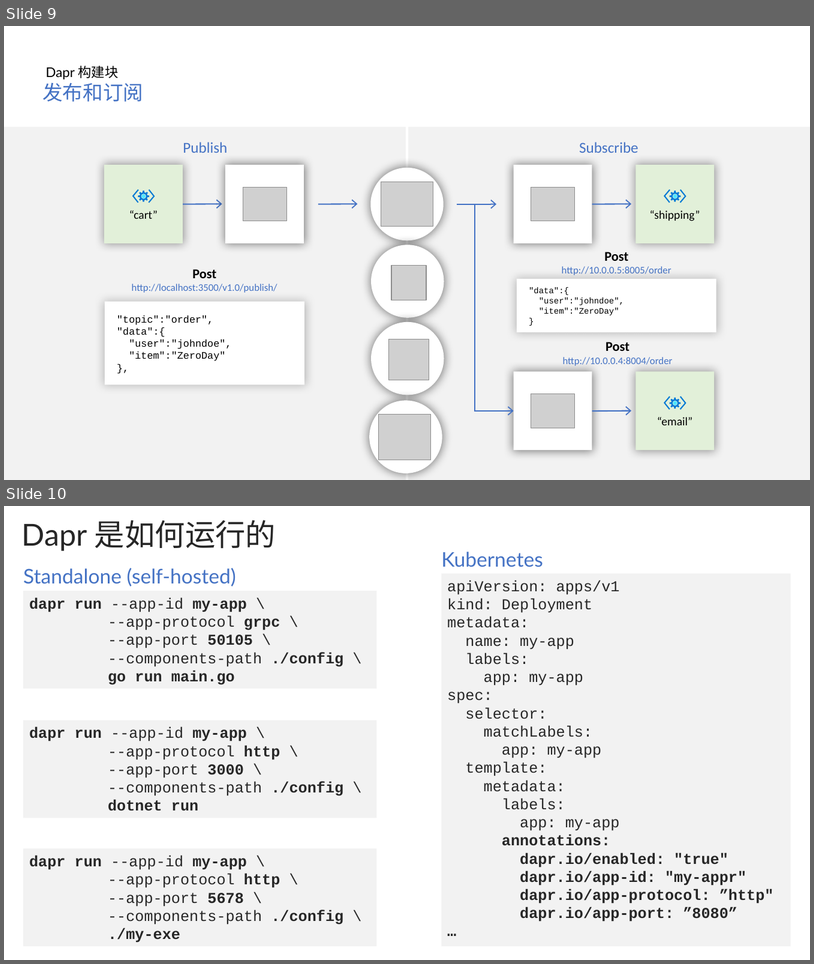
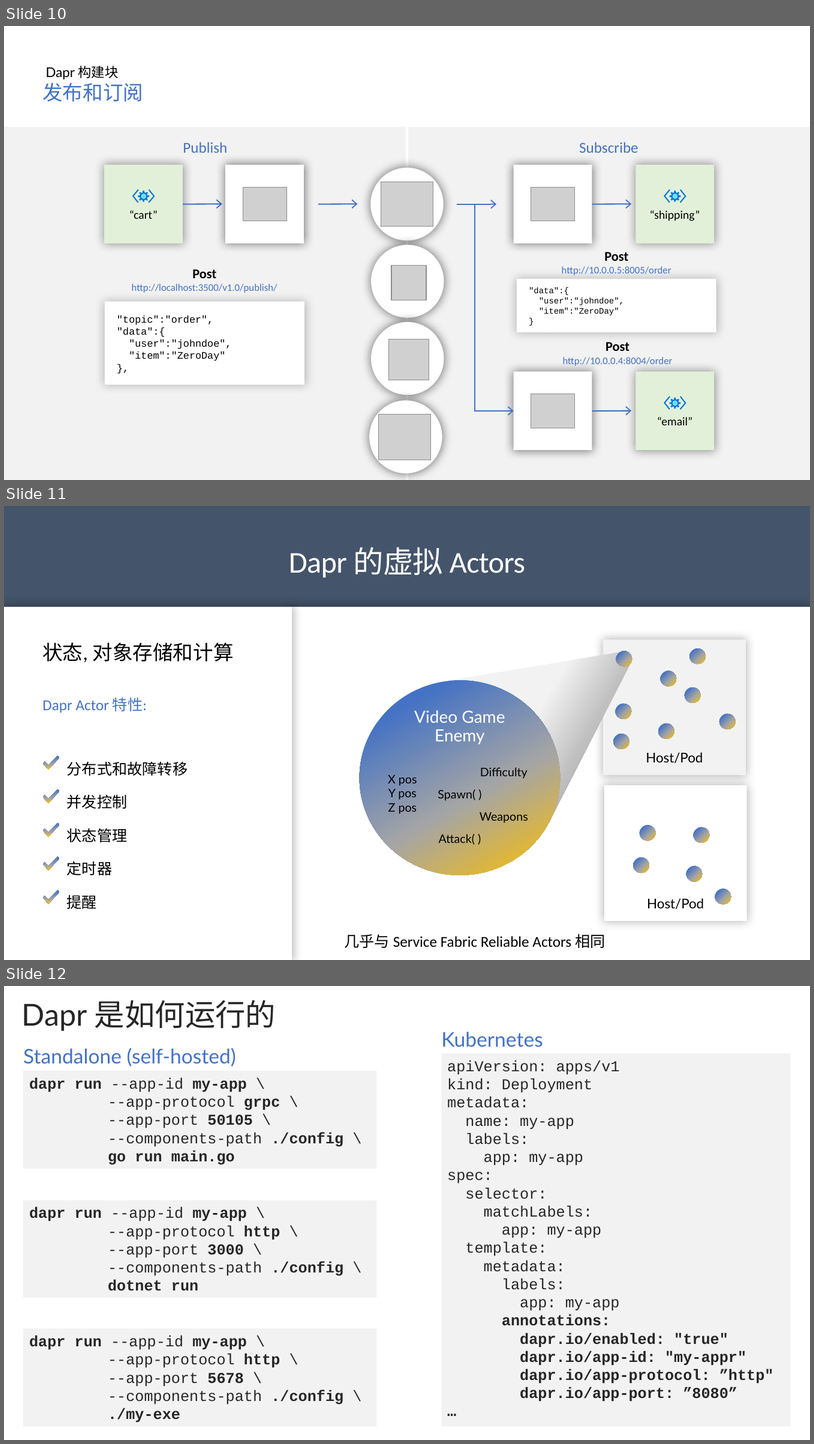
Before and after one commit to geffzhang/TyeDaprDemo, a slide deck: slides.pptx. Shown one above the other, each under a label of ours: slides 9 and 10 before the commit, slides 10, 11 and 12 after it. The pictures are 814x964 and 814x1444 pixels, drawn with LibreOffice and Linux fonts; fonts in the diff are those of the drawing; grey boxes stand for pictures. Boxes give left, top, right and bottom in pixels: in the first picture for what was removed or moved away, otherwise in the second. Text is boxed around its words. In the diff, an @@ line names an element or a change of style, - is before the commit and + after.

```diff
--- a/slides.pptx
+++ b/slides.pptx
@@ slide 11 added at (x1=4, y1=506, x2=810, y2=960), background #44546A @@
@@ text added at (x1=289, y1=547, x2=525, y2=577), 36 pt, text #FFFFFF @@
+Dapr 的虚拟 Actors
@@ rectangle added at (x1=4, y1=607, x2=292, y2=960), fill #FFFFFF @@
@@ rectangle added at (x1=292, y1=607, x2=810, y2=960), fill #FFFFFF @@
@@ rectangle added at (x1=603, y1=640, x2=746, y2=775), fill #F2F2F2, 16 pt, text #000000 @@
+Host/Pod
@@ ellipse added at (x1=690, y1=648, x2=706, y2=664), fill gradient #4472C4 to #A5A5A5 to #FFC000 @@
@@ freeform shape added at (x1=441, y1=652, x2=632, y2=825), fill gradient #F2F2F2 to #BFBFBF to #595959 @@
@@ ellipse added at (x1=616, y1=651, x2=632, y2=667), fill gradient #4472C4 to #A5A5A5 to #FFC000 @@
@@ ellipse added at (x1=661, y1=670, x2=677, y2=686), fill gradient #4472C4 to #A5A5A5 to #FFC000 @@
@@ ellipse added at (x1=615, y1=703, x2=632, y2=719), fill gradient #4472C4 to #A5A5A5 to #FFC000 @@
@@ ellipse added at (x1=685, y1=687, x2=701, y2=703), fill gradient #4472C4 to #A5A5A5 to #FFC000 @@
@@ ellipse added at (x1=720, y1=714, x2=735, y2=729), fill gradient #4472C4 to #A5A5A5 to #FFC000 @@
@@ ellipse added at (x1=614, y1=733, x2=630, y2=749), fill gradient #4472C4 to #A5A5A5 to #FFC000 @@
@@ ellipse added at (x1=659, y1=723, x2=674, y2=739), fill gradient #4472C4 to #A5A5A5 to #FFC000 @@
@@ group added at (x1=360, y1=680, x2=561, y2=875): 5 texts, 1 ellipse @@
+Video Game Enemy
+X pos
+Y pos
+Z pos
+Difficulty
+Weapons
+Attack( )
+Spawn( )
@@ rectangle added at (x1=605, y1=786, x2=747, y2=921), fill #FFFFFF, 16 pt, text #000000 @@
+Host/Pod
@@ ellipse added at (x1=640, y1=825, x2=656, y2=841), fill gradient #4472C4 to #A5A5A5 to #FFC000 @@
@@ ellipse added at (x1=693, y1=827, x2=710, y2=843), fill gradient #4472C4 to #A5A5A5 to #FFC000 @@
@@ ellipse added at (x1=634, y1=858, x2=650, y2=873), fill gradient #4472C4 to #A5A5A5 to #FFC000 @@
@@ ellipse added at (x1=687, y1=866, x2=703, y2=882), fill gradient #4472C4 to #A5A5A5 to #FFC000 @@
@@ group added at (x1=42, y1=642, x2=234, y2=909): 5 freeform shapes, 1 text @@
+状态, 对象存储和计算
+Dapr Actor 特性:
+  分布式和故障转移
+  并发控制
+  状态管理
+  定时器
+  提醒
@@ ellipse added at (x1=716, y1=888, x2=731, y2=904), fill gradient #4472C4 to #A5A5A5 to #FFC000 @@
@@ text added at (x1=345, y1=933, x2=605, y2=948), 18 pt, text #000000 @@
+几乎与 Service Fabric Reliable Actors 相同
@@ what was slide 9 is now slide 10 @@
@@ what was slide 10 is now slide 12 @@
```
Also in this commit, not shown: 3 slides changed, 1 other slide added, 2 other files.
